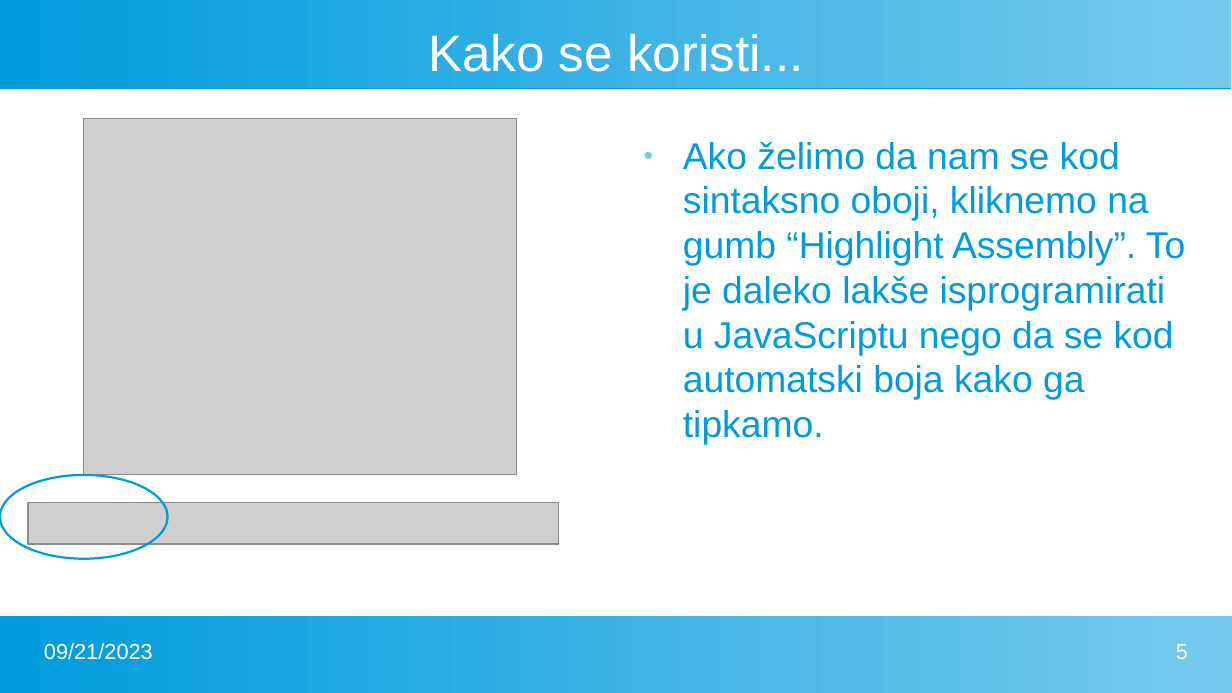
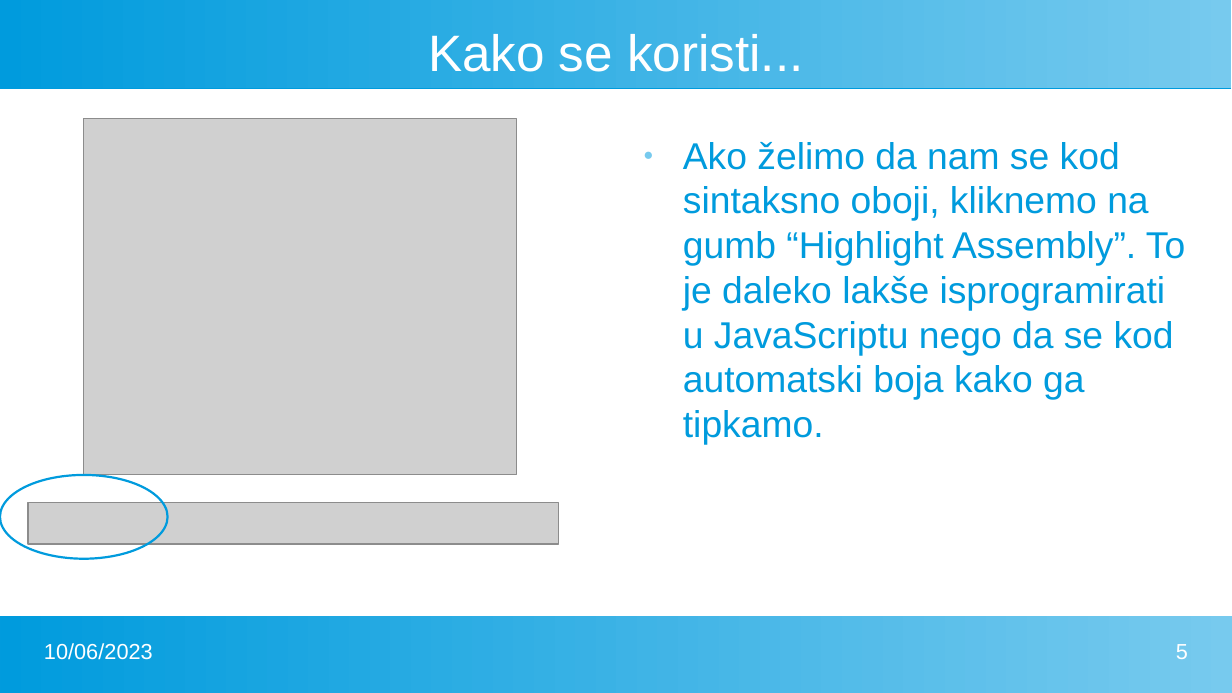
Before and after one commit to FlatAssembler/PicoBlaze_Simulator_in_JS, a slide deck: slide 5 of seminar/PicoBlaze.pptx. Drawn at 1232x693 pixels with LibreOffice and Linux fonts; fonts in the diff are those of the drawing; grey boxes stand for pictures. Boxes give left, top, right and bottom in pixels: in the first picture for what was removed or moved away, otherwise in the second. Text is boxed around its words. In the diff, an @@ line names an element or a change of style, - is before the commit and + after.

```diff
--- a/seminar/PicoBlaze.pptx
+++ b/seminar/PicoBlaze.pptx
@@ text at (44, 643, 153, 660): text changed @@
-09/21/2023
+10/06/2023
```
Also in this commit, not shown: 15 other slides changed, 2 other files.
